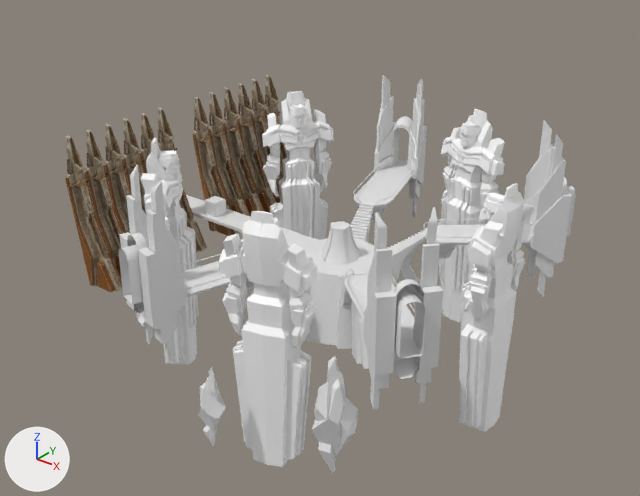
What one commit did to the glTF model assets/models/Escenario_2.gltf.
Before and after are seen from a 50 mm camera at (117.8, -65.6, 53.0) aimed at (56.7, 10.8, 5.7). The lights are fixed; the arrows at lower left show +X, +Y and +Z. The first picture is the older version. Objects named as collision shapes, trigger or cutter boxes, shadow casters or lower levels of detail are left out. Where no turn or scale is listed for an object, it has been applied to the vertices. Vertices at exactly the same position are counted once.

Objects in the first picture: 'Cube.006', 'Cube.051', 'Cube.054', 'Cube.057', 'Cube.060', 'Cylinder', 'estatua', 'estatua.001', 'estatua.002', 'estatua.003', 'estatua.004', 'roca grande', 'roca pequeña' and 23 more.
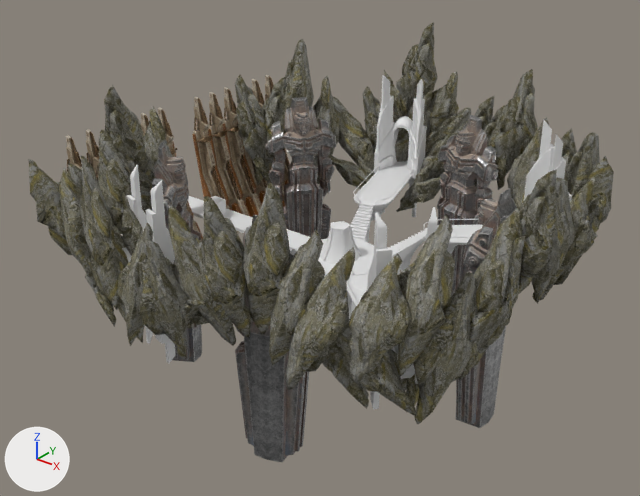
Patch to the scene script:
```diff
--- a/assets/models/Escenario_2.gltf.py
+++ b/assets/models/Escenario_2.gltf.py
@@ mat_material_007 @@
+mat_material_007 = bpy.data.materials.new('Material.007')
+# uses the picture img_estatua_material_basecolor
+# uses the picture img_estatua_material_metallic_estatua_material_roughness
+# uses the picture img_estatua_normalmap
@@ mat_material_008 @@
+mat_material_008 = bpy.data.materials.new('Material.008')
+# uses the picture img_rocas_normalmap
+# uses the picture img_rock051_2k_jpg_color
@@ me_cube_055 @@
 # used by ob_estatua; location = (58.4, 12.7, -3.1); scale = (1.97, 1.97, 1.97)
-me_cube_055.from_pydata(...)  # 1059 vertices, 2112 faces; spans x 9.1..11.6, y -2.6..2.6, z -3.8..11.2
+me_cube_055.from_pydata(...)  # 1996 vertices, 3988 faces; spans x 9.1..11.6, y -2.7..2.7, z -3.8..11.4
+# me_cube_055 part 1: 41 vertices moved from x 9.6..11.6, y -2.6..2.3, z 2.8..11.2 to x 9.6..11.3, y -2.5..2.3, z 2.8..11.4; 213 vertices removed from x 9.3..11.6, y -2.6..2.6, z -3.8..11.2; 1150 vertices added at x 9.2..11.4, y -2.7..2.7, z -3.8..11.4
+# me_cube_055 part 2: 1095 faces spanning x 9.1..11.6, y -2.5..2.4, z -3.8..11.4 switch from mat_material_005 (white #ffffff) to mat_material_007
@@ ob_roca_grande @@
-ob_roca_grande = bpy.data.objects.new('roca grande', me_cube_056)
@@ ob_roca_pequeña @@
-ob_roca_pequeña = bpy.data.objects.new('roca pequeña', me_cube_057)
@@ ob_estatua @@
 ob_estatua = bpy.data.objects.new('estatua', me_cube_055)
-ob_estatua.location = (58.4, 12.7, -3.1)
-ob_estatua.scale = (1.97, 1.97, 1.97)
+ob_estatua.location = (58.3, 12.8, -3.4)
+ob_estatua.rotation_euler = (0.0, 0.0, 0.00915)  # degrees (0, 0, 0.5)
+ob_estatua.scale = (1.91, 1.91, 1.91)
@@ ob_estatua_001 @@
-ob_estatua_001 = bpy.data.objects.new('estatua.001', me_cube_058)
-ob_estatua_001.location = (58.4, 12.7, -3.1)
+ob_estatua_001 = bpy.data.objects.new('estatua.001', me_cube_055)
+ob_estatua_001.location = (58.3, 12.8, -3.4)
 ob_estatua_001.rotation_euler = (0.0, 0.0, 1.275)  # degrees (0, 0, 73)
-ob_estatua_001.scale = (1.97, 1.97, 1.97)
+ob_estatua_001.scale = (1.91, 1.91, 1.91)
@@ ob_estatua_002 @@
-ob_estatua_002 = bpy.data.objects.new('estatua.002', me_cube_059)
-ob_estatua_002.location = (58.4, 12.7, -3.1)
-ob_estatua_002.rotation_euler = (0.0, 0.0, -1.269)  # degrees (0, 0, -73)
-ob_estatua_002.scale = (1.97, 1.97, 1.97)
+ob_estatua_002 = bpy.data.objects.new('estatua.002', me_cube_055)
+ob_estatua_002.location = (58.3, 12.8, -3.4)
+ob_estatua_002.rotation_euler = (0.0, 0.0, -1.279)  # degrees (0, 0, -73)
+ob_estatua_002.scale = (1.91, 1.91, 1.91)
@@ ob_estatua_003 @@
-ob_estatua_003 = bpy.data.objects.new('estatua.003', me_cube_060)
-ob_estatua_003.location = (58.4, 12.7, -3.1)
-ob_estatua_003.rotation_euler = (0.0, 0.0, -2.497)  # degrees (0, 0, -143)
-ob_estatua_003.scale = (1.97, 1.97, 1.97)
+ob_estatua_003 = bpy.data.objects.new('estatua.003', me_cube_055)
+ob_estatua_003.location = (58.3, 12.8, -3.4)
+ob_estatua_003.rotation_euler = (0.0, 0.0, -2.526)  # degrees (0, 0, -145)
+ob_estatua_003.scale = (1.91, 1.91, 1.91)
@@ ob_estatua_004 @@
-ob_estatua_004 = bpy.data.objects.new('estatua.004', me_cube_061)
-ob_estatua_004.location = (58.4, 12.7, -3.1)
-ob_estatua_004.rotation_euler = (0.0, 0.0, 2.518)  # degrees (0, 0, 144)
-ob_estatua_004.scale = (1.97, 1.97, 1.97)
+ob_estatua_004 = bpy.data.objects.new('estatua.004', me_cube_055)
+ob_estatua_004.location = (58.3, 12.8, -3.4)
+ob_estatua_004.rotation_euler = (0.0, 0.0, 2.496)  # degrees (0, 0, 143)
+ob_estatua_004.scale = (1.91, 1.91, 1.91)
@@ ob_roca_f2_big_030 @@
+ob_roca_f2_big_030 = bpy.data.objects.new('Roca_F2_Big.030', me_cube_058_1)  # 15958 vertices, 31612 faces; spans x -51.1..3.1, y -38.5..24.2, z -11.9..16.6
+ob_roca_f2_big_030.location = (83.5, 20.5, 10.6)
```

Where the change shows, as pixel boxes [x1, y1, x2, y2] in the pictures (640 x 496 px):
'Roca_F2_Big.030', added
    after: [29, 23, 614, 424]
'estatua.002', reshaped, moved, turned, rescaled
    before: [218, 211, 318, 467]
    after: [235, 215, 309, 462]
'estatua', reshaped, moved, turned, rescaled
    before: [459, 183, 534, 432]
    after: [456, 188, 517, 428]
'estatua.004', reshaped, moved, turned, rescaled
    before: [262, 91, 334, 240]
    after: [265, 97, 336, 239]
'estatua.001', reshaped, moved, rescaled
    before: [438, 109, 505, 322]
    after: [437, 115, 499, 296]
'estatua.003', reshaped, moved, turned, rescaled
    before: [141, 138, 198, 365]
    after: [151, 142, 202, 362]
'roca grande', deleted
    before: [312, 356, 358, 474]
'roca pequeña', deleted
    before: [198, 367, 226, 447]
part 1 of me_cube_055, reshaped
    before: [460, 183, 534, 431]
    after: [152, 97, 511, 455]
part 2 of me_cube_055, recoloured
    before: [459, 183, 532, 432]
    after: [151, 98, 517, 461]
'Cube.057', unchanged, covered by the edit
    before: [363, 207, 443, 409]
    after: [367, 207, 437, 409]
'Cube.060', unchanged, covered by the edit
    before: [119, 165, 187, 363]
    after: [121, 165, 175, 363]
'Cube.054', unchanged, covered by the edit
    before: [524, 119, 575, 297]
    after: [524, 119, 572, 201]
'Cylinder', unchanged, covered by the edit
    before: [301, 221, 397, 349]
    after: [295, 221, 374, 319]
